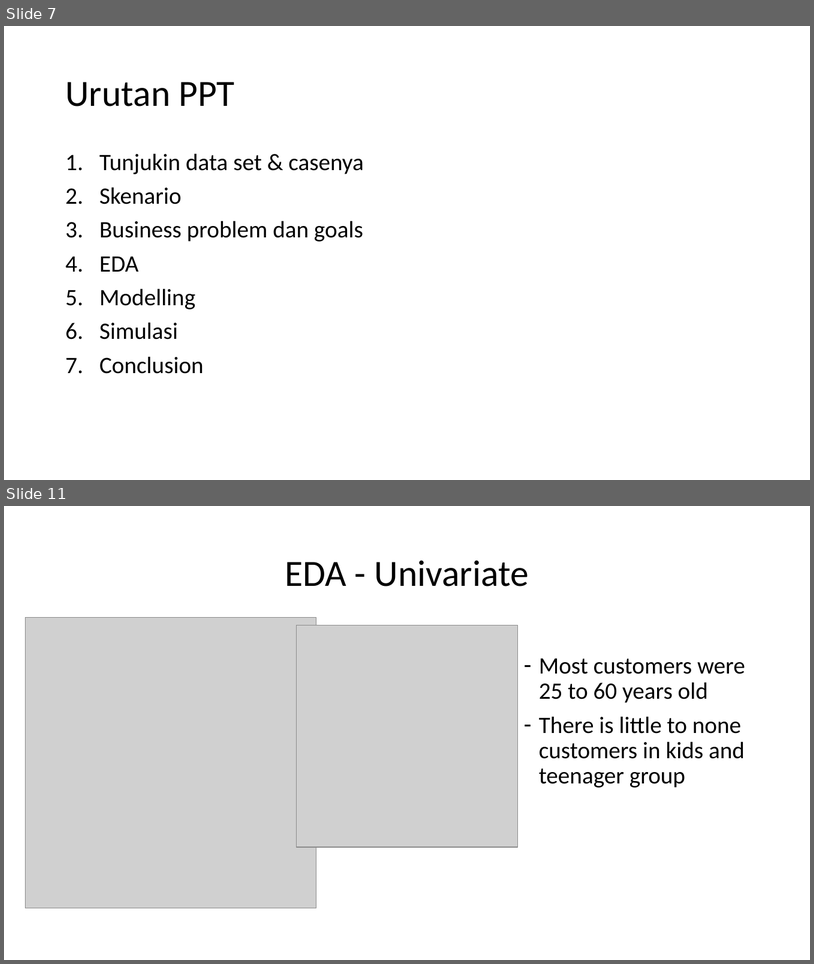
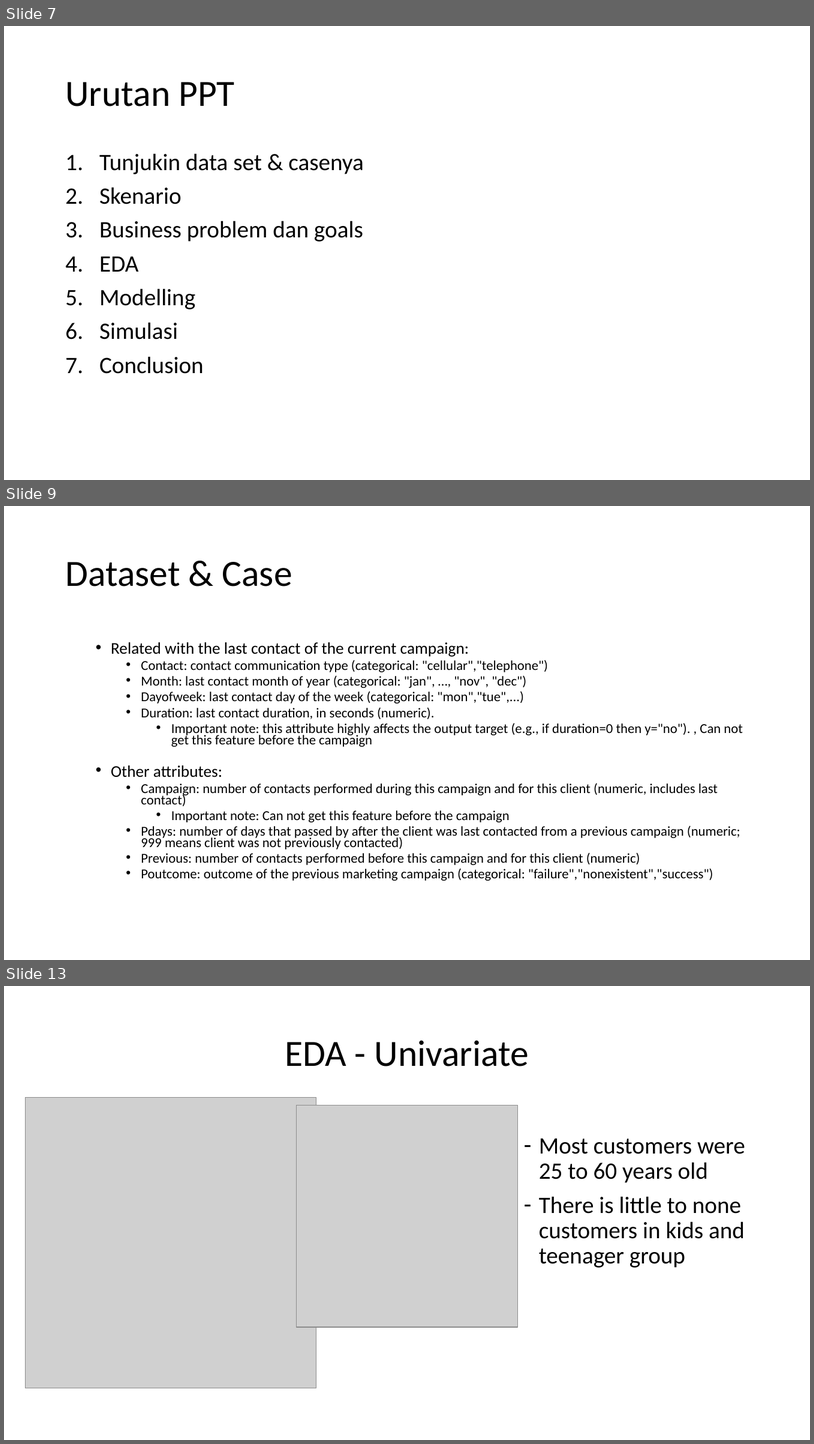
Before and after one commit to abdullahayas123/Tes-Model-Marketing-Scipy, a slide deck: Skenario Kesimpulan.pptx. Shown one above the other, each under a label of ours: slides 7 and 11 before the commit, slides 7, 9 and 13 after it; the slides between them are not shown. The pictures are 814x964 and 814x1444 pixels, drawn with LibreOffice and Linux fonts; fonts in the diff are those of the drawing; grey boxes stand for pictures. Boxes give left, top, right and bottom in pixels: in the first picture for what was removed or moved away, otherwise in the second. Text is boxed around its words. In the diff, an @@ line names an element or a change of style, - is before the commit and + after.

```diff
--- a/Skenario Kesimpulan.pptx
+++ b/Skenario Kesimpulan.pptx
@@ slide 9 added at (x1=4, y1=506, x2=810, y2=960), background #FFFFFF @@
@@ title added at (x1=65, y1=562, x2=293, y2=586), 44 pt, text #000000 @@
+Dataset & Case
@@ text added at (x1=111, y1=642, x2=743, y2=880), 16.2 pt, text #000000 @@
+  • Related with the last contact of the current campaign:
+    • Contact: contact communication type (categorical: "cellular","telephone")
+    • Month: last contact month of year (categorical: "jan", …, "nov", "dec")
+    • Dayofweek: last contact day of the week (categorical: "mon","tue",...)
+    • Duration: last contact duration, in seconds (numeric).
+      • Important note: this attribute highly affects the output target (e.g., if duration=0 then y="no"). , Can not get this feature before the campaign
+  • Other attributes:
+    • Campaign: number of contacts performed during this campaign and for this client (numeric, includes last contact)
+      • Important note: Can not get this feature before the campaign
+    • Pdays: number of days that passed by after the client was last contacted from a previous campaign (numeric; 999 means client was not previously contacted)
+    • Previous: number of contacts performed before this campaign and for this client (numeric)
+    • Poutcome: outcome of the previous marketing campaign (categorical: "failure","nonexistent","success")
@@ what was slide 11 is now slide 13 @@
```
Also in this commit, not shown: 3 slides changed, 1 other slide added.
